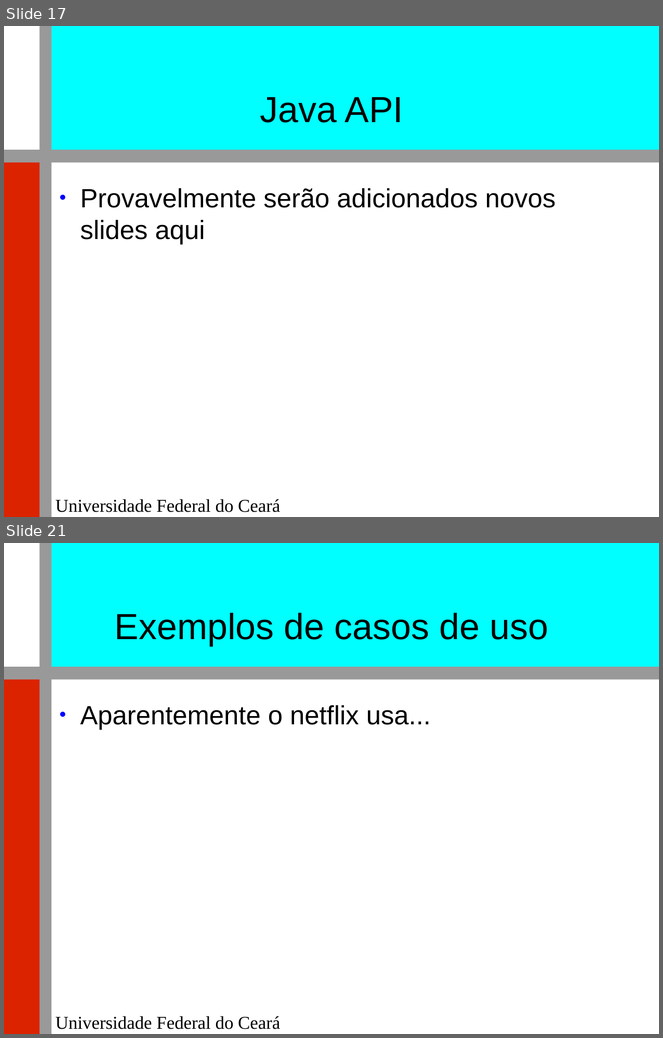
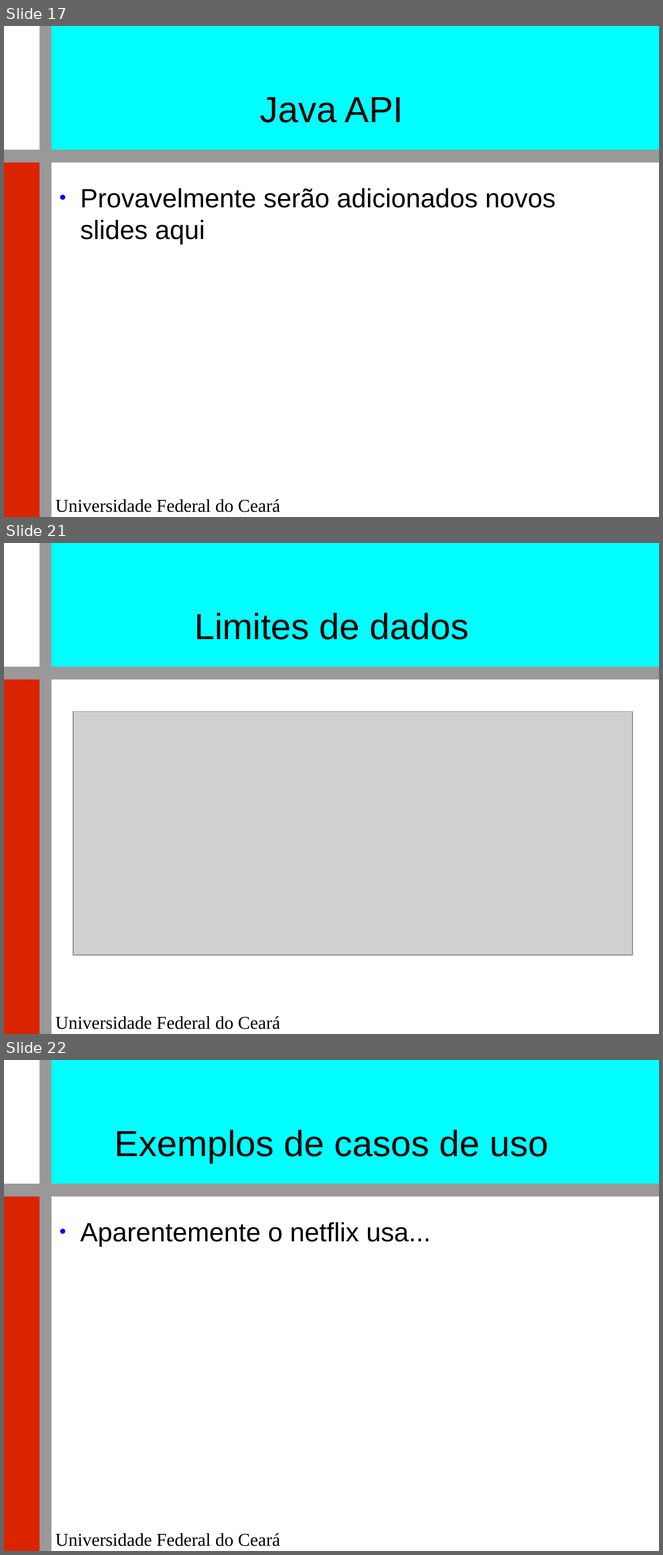
Before and after one commit to renatocjn/NoSQL_TF, a slide deck: Apresentação.odp. Shown one above the other, each under a label of ours: slides 17 and 21 before the commit, slides 17, 21 and 22 after it; the slides between them are not shown. The pictures are 663x1038 and 663x1555 pixels, drawn with LibreOffice and Linux fonts; fonts in the diff are those of the drawing; grey boxes stand for pictures; background and template pictures are left out. Boxes give left, top, right and bottom in pixels: in the first picture for what was removed or moved away, otherwise in the second. Text is boxed around its words. In the diff, an @@ line names an element or a change of style, - is before the commit and + after.

Commit message:
limites, custos, links

```diff
--- a/Apresentação.odp
+++ b/Apresentação.odp
@@ slide 21 added at [4, 543, 659, 1034], background #FFFFFF; not listed: 5 template elements that a slide beside it also shows @@
@@ title added at [194, 613, 469, 640], 44 pt, text #000000 @@
+Limites de dados
@@ picture added at [73, 712, 633, 956] @@
@@ what was slide 21 is now slide 22 @@
```
Also in this commit, not shown: 4 slides changed, 1 other slide added, 1 slide removed, 1 other file.
